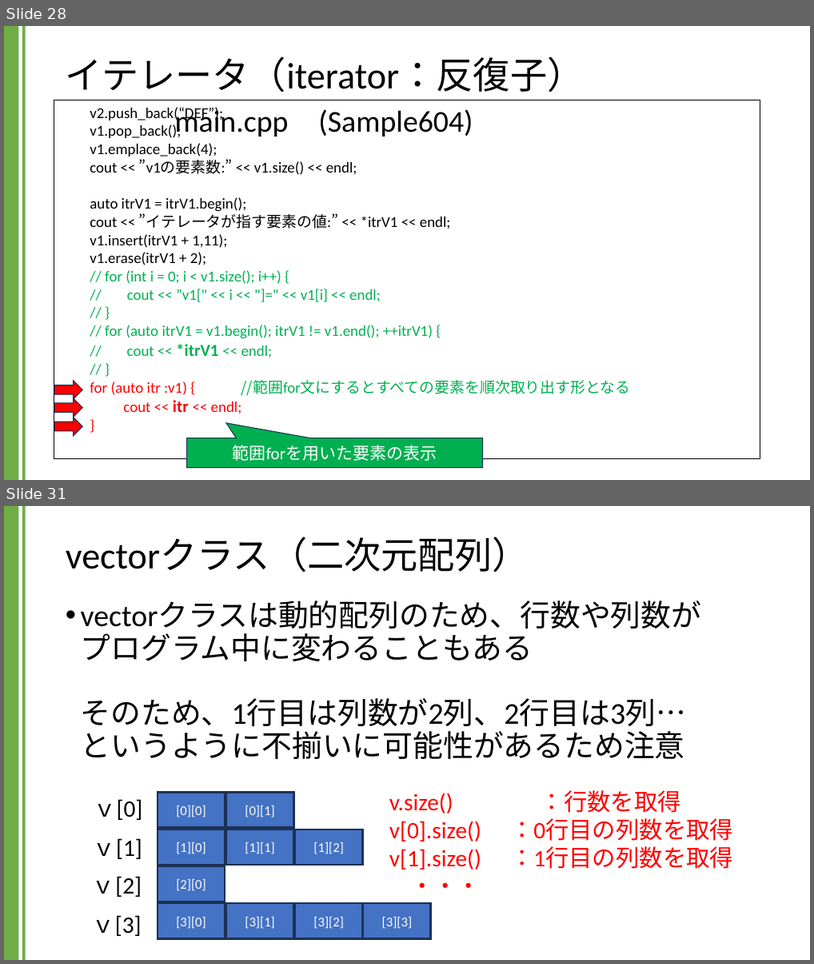
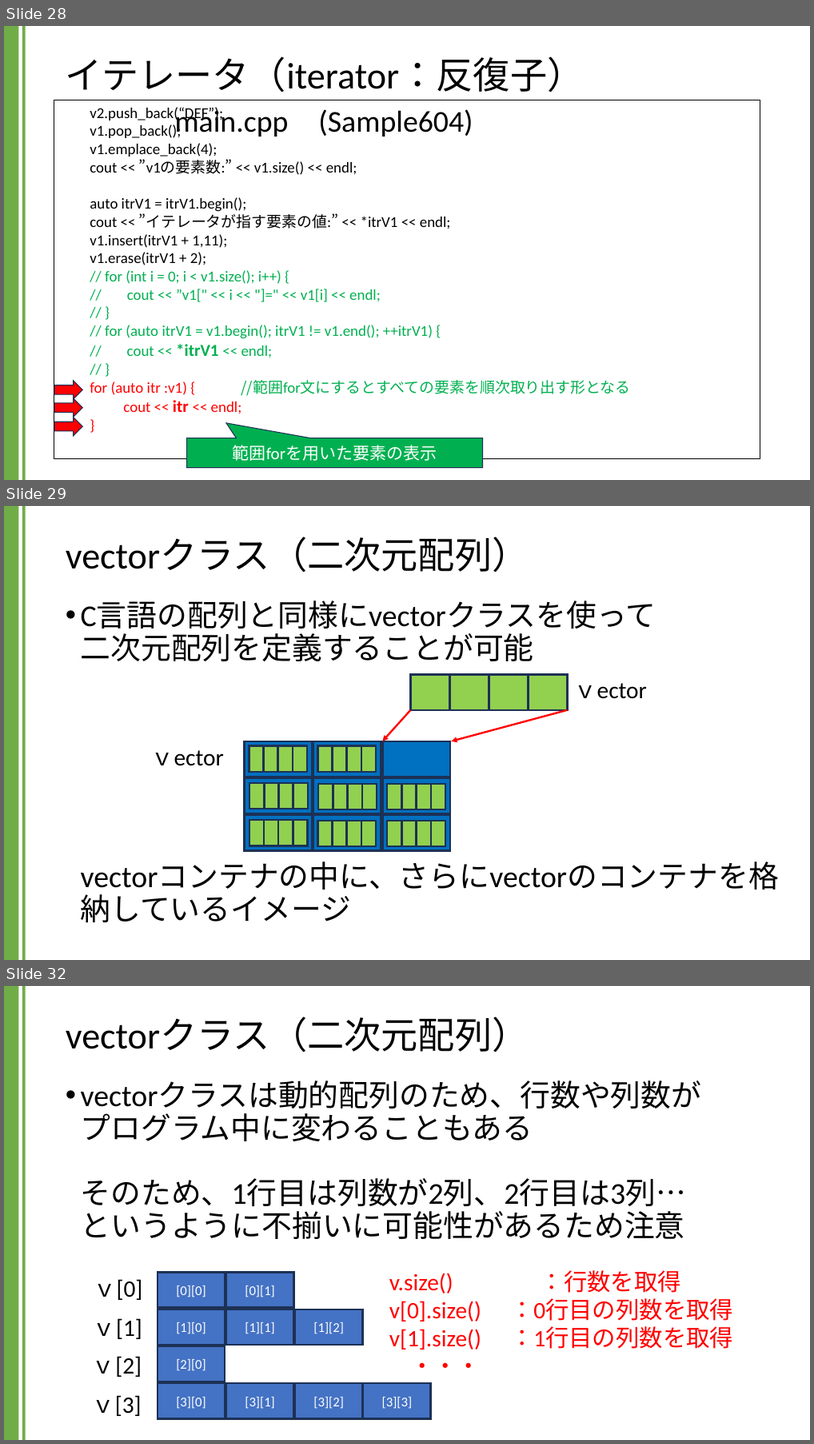
Before and after one commit to kic-murata/cpp2024, a slide deck: 授業資料/講義資料：Vectorクラス.pptx. Shown one above the other, each under a label of ours: slides 28 and 31 before the commit, slides 28, 29 and 32 after it; the slides between them are not shown. The pictures are 814x964 and 814x1444 pixels, drawn with LibreOffice and Linux fonts; fonts in the diff are those of the drawing. Boxes give left, top, right and bottom in pixels: in the first picture for what was removed or moved away, otherwise in the second. Text is boxed around its words. In the diff, an @@ line names an element or a change of style, - is before the commit and + after.

```diff
--- a/授業資料/講義資料：Vectorクラス.pptx
+++ b/授業資料/講義資料：Vectorクラス.pptx
@@ slide 29 added at [4, 506, 810, 960], background #FFFFFF; not listed: 2 template elements that a slide beside it also shows @@
@@ title added at [66, 537, 530, 572], 44 pt, text #000000 @@
+vectorクラス（二次元配列）
@@ text added at [81, 600, 779, 895], 36 pt, text #000000 @@
+• C言語の配列と同様にvectorクラスを使って
+  二次元配列を定義することが可能
+  vectorコンテナの中に、さらにvectorのコンテナを格納しているイメージ
@@ rectangle added at [411, 675, 450, 711], fill #92D050, outline #1E3256 2.25 pt @@
@@ rectangle added at [450, 675, 490, 711], fill #92D050, outline #1E3256 2.25 pt @@
@@ rectangle added at [489, 675, 529, 711], fill #92D050, outline #1E3256 2.25 pt @@
@@ rectangle added at [529, 675, 568, 711], fill #92D050, outline #1E3256 2.25 pt @@
@@ text added at [574, 683, 647, 699], 28 pt, text #000000 @@
+ｖector
@@ arrow added from (411, 710) to (382, 741), #FF0000 2.25 pt @@
@@ arrow added from (568, 710) to (452, 741), #FF0000 2.25 pt @@
@@ rectangle added at [244, 741, 312, 777], fill #0070C0, outline #1E3256 2.25 pt, 16 pt, text #0070C0 @@
+[0][0]
@@ group added at [249, 745, 307, 772]: 4 rectangles @@
@@ rectangle added at [313, 741, 381, 777], fill #0070C0, outline #1E3256 2.25 pt, 16 pt, text #0070C0 @@
+[0][1]
@@ group added at [318, 745, 376, 772]: 4 rectangles @@
@@ rectangle added at [382, 741, 450, 777], fill #0070C0, outline #1E3256 2.25 pt @@
@@ text added at [150, 750, 224, 766], 28 pt, text #000000 @@
+ｖector
@@ rectangle added at [244, 778, 312, 814], fill #0070C0, outline #1E3256 2.25 pt, 16 pt, text #0070C0 @@
+[1][0]
@@ group added at [250, 783, 308, 809]: 4 rectangles @@
@@ rectangle added at [313, 778, 381, 814], fill #0070C0, outline #1E3256 2.25 pt, 16 pt, text #0070C0 @@
+[1][1]
@@ group added at [318, 784, 377, 810]: 4 rectangles @@
@@ rectangle added at [382, 778, 450, 814], fill #0070C0, outline #1E3256 2.25 pt, 16 pt, text #0070C0 @@
+[1][2]
@@ group added at [387, 784, 446, 810]: 4 rectangles @@
@@ rectangle added at [244, 815, 312, 851], fill #0070C0, outline #1E3256 2.25 pt, 16 pt, text #0070C0 @@
+[2][0]
@@ rectangle added at [313, 815, 381, 851], fill #0070C0, outline #1E3256 2.25 pt, 16 pt, text #0070C0 @@
+[2][0]
@@ rectangle added at [382, 815, 450, 851], fill #0070C0, outline #1E3256 2.25 pt, 16 pt, text #0070C0 @@
+[2][0]
@@ group added at [250, 820, 308, 846]: 4 rectangles @@
@@ group added at [318, 820, 376, 847]: 4 rectangles @@
@@ group added at [387, 820, 446, 847]: 4 rectangles @@
@@ what was slide 31 is now slide 32 @@
```
Also in this commit, not shown: 2 slides changed, 1 other file.
